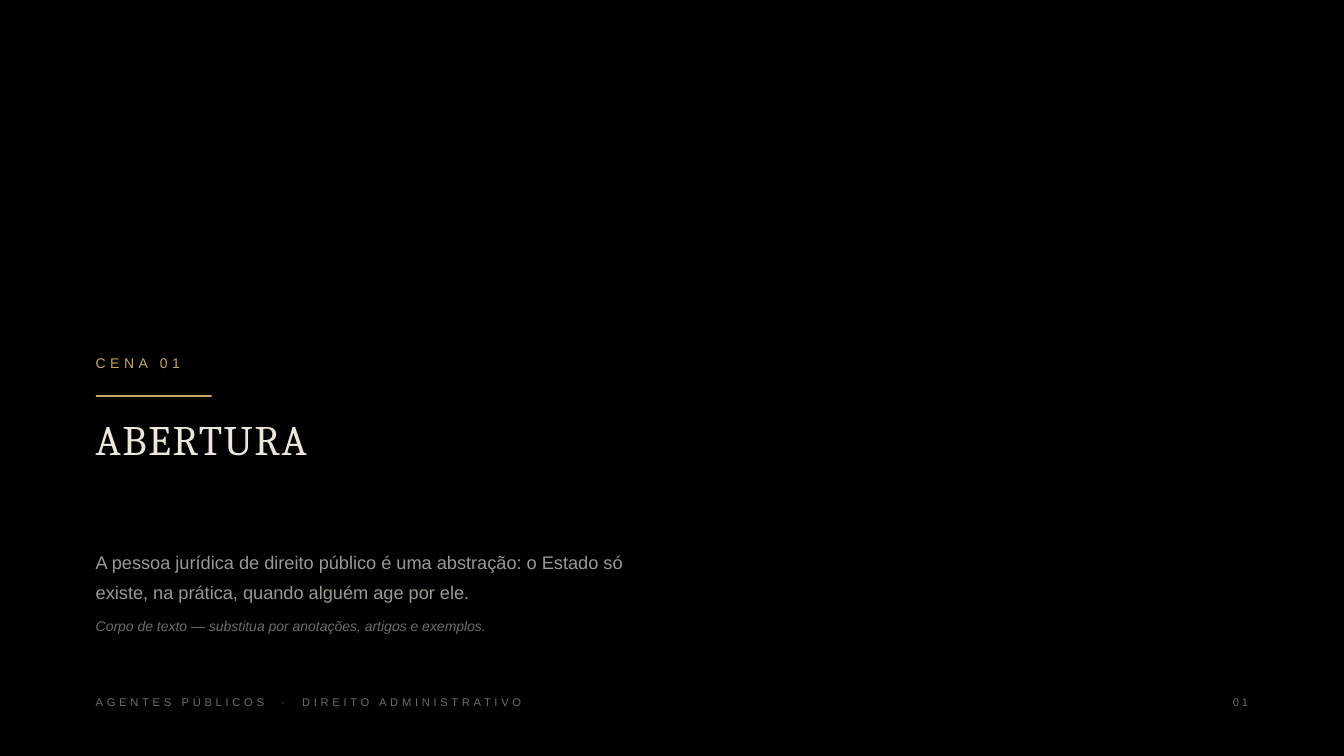
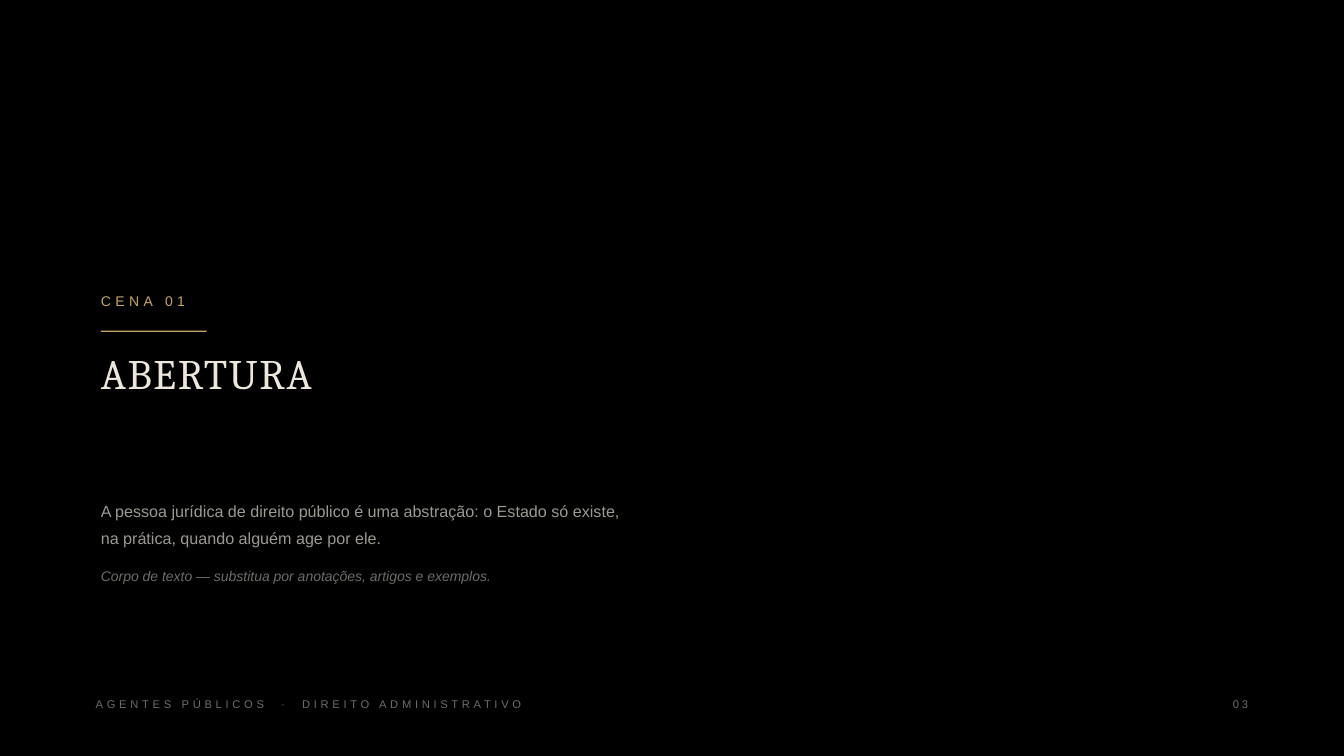
Before and after one commit to ceo-backup-save/rea, a slide deck: slide 3 of storyboards/direito-administrativo-agentes-publicos/apresentacao-agentes-publicos.pptx. Drawn at 1344x756 pixels with LibreOffice and Linux fonts; fonts in the diff are those of the drawing; background and template pictures are left out. Boxes give left, top, right and bottom in pixels: in the first picture for what was removed or moved away, otherwise in the second. Text is boxed around its words. In the diff, an @@ line names an element or a change of style, - is before the commit and + after.

```diff
--- a/storyboards/direito-administrativo-agentes-publicos/apresentacao-agentes-publicos.pptx
+++ b/storyboards/direito-administrativo-agentes-publicos/apresentacao-agentes-publicos.pptx
@@ rectangle: place and size @@
-rectangle at [0,292,1344,756]
+rectangle at [0,282,1344,756]
@@ text "CENA 01": place and size @@
-text "CENA 01" at [96,358,180,368]
+text "CENA 01" at [101,296,185,306]
@@ text "ABERTURA": place and size @@
-text "ABERTURA" at [96,427,307,456]
+text "ABERTURA" at [101,361,312,390]
@@ text "ABERTURA" at [101,361,312,390]: line spacing 0.95 to 0.96 @@
@@ rectangle: place and size @@
-rectangle at [96,395,212,397]
+rectangle at [101,331,207,332]
@@ text "A pessoa jurídica de direito ...": place and size @@
-text "A pessoa jurídica de direito ..." at [96,555,622,634]
+text "A pessoa jurídica de direito ..." at [101,505,620,548]
@@ text "A pessoa jurídica de direito ..." at [101,505,620,548]: size 13 to 11.5 pt @@
@@ text added at [101,571,491,584], 10 pt, text #6E6C68, italic @@
+Corpo de texto — substitua por anotações, artigos e exemplos.
@@ text at [96,621,486,634]: paragraph removed @@
-Corpo de texto — substitua por anotações, artigos e exemplos.
@@ text at [1233,700,1248,708]: text changed @@
-01
+03
```
Also in this commit, not shown: 15 other slides changed, 1 slide added, 39 other files.
